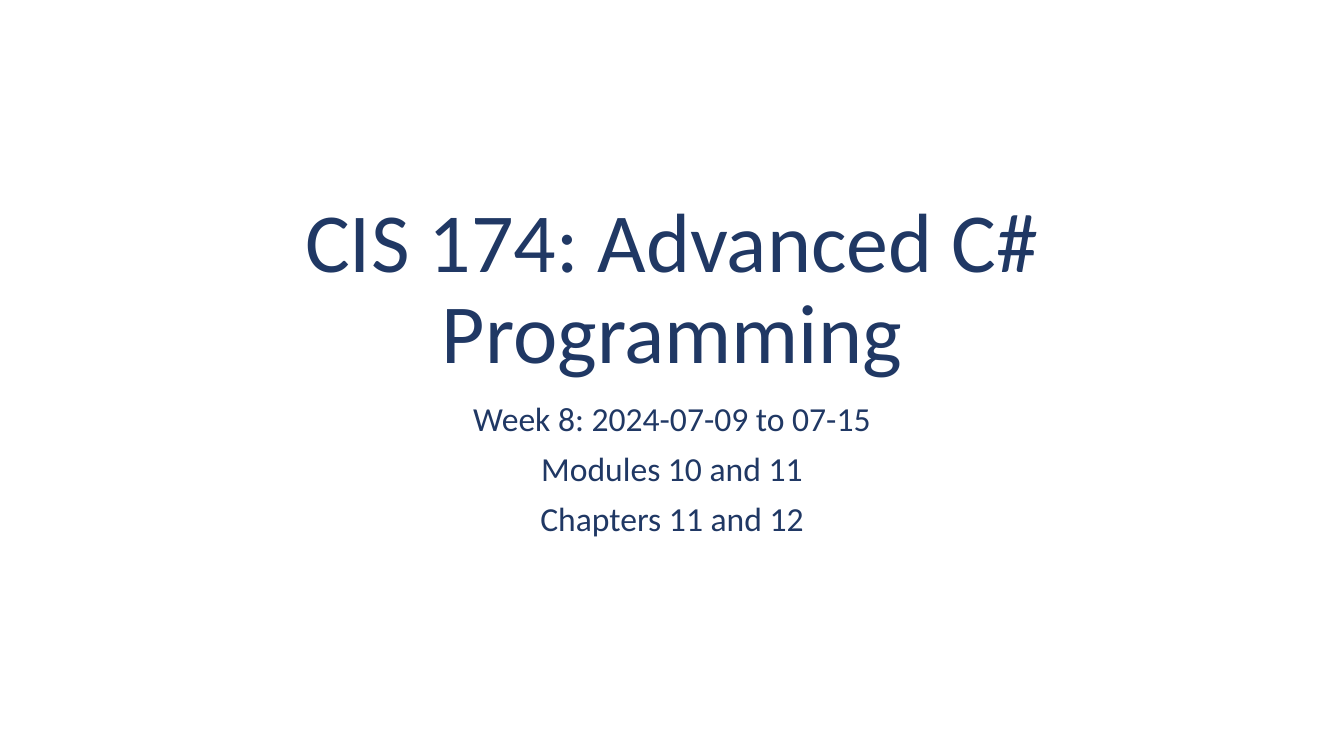
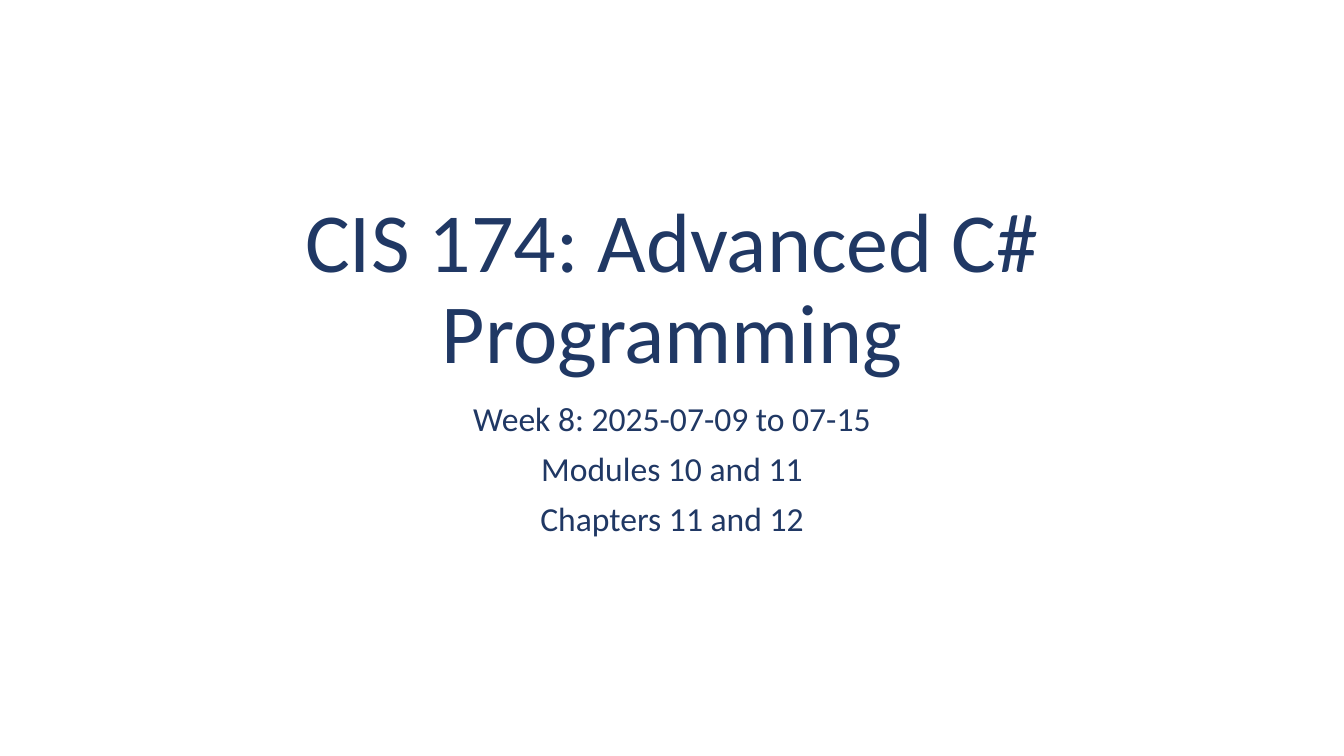
Before and after one commit to ehennis/CIS174, a slide deck: slide 1 of 2025-SUM/Week08.pptx. Drawn at 1344x756 pixels with LibreOffice and Linux fonts; fonts in the diff are those of the drawing. Boxes give left, top, right and bottom in pixels: in the first picture for what was removed or moved away, otherwise in the second. Text is boxed around its words. In the diff, an @@ line names an element or a change of style, - is before the commit and + after.

Commit message:
Updated date

```diff
--- a/2025-SUM/Week08.pptx
+++ b/2025-SUM/Week08.pptx
@@ subtitle at (473, 407, 870, 432): text changed @@
-Week 8: 2024-07-09 to 07-15
+Week 8: 2025-07-09 to 07-15
```
